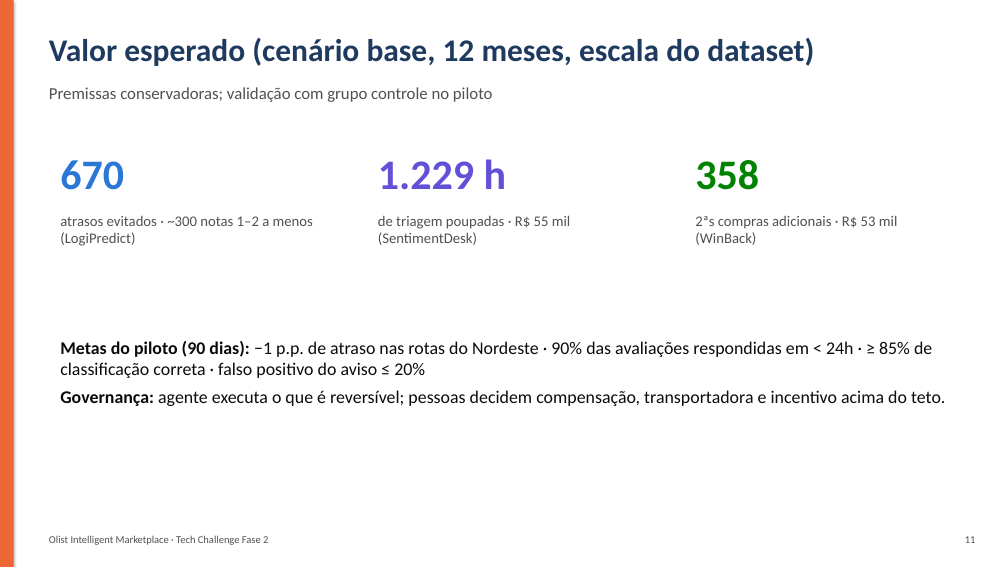
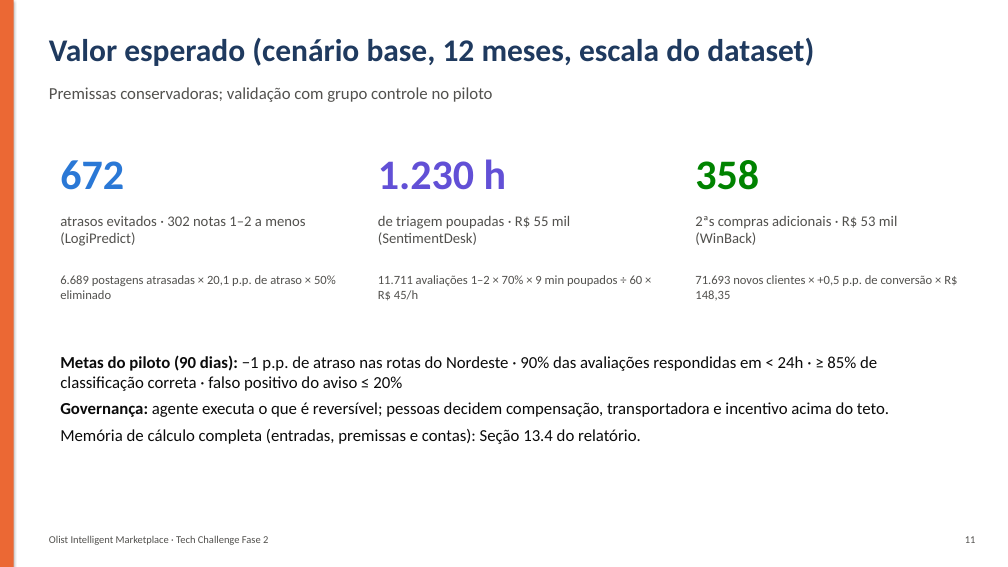
Before and after one commit to jorgelpiva/tech-challenge-fiap-agentes-ia, a slide deck: slide 11 of fase2/video/Apresentacao_Fase2_Olist.pptx. Drawn at 1008x567 pixels with LibreOffice and Linux fonts; fonts in the diff are those of the drawing. Boxes give left, top, right and bottom in pixels: in the first picture for what was removed or moved away, otherwise in the second. Text is boxed around its words. In the diff, an @@ line names an element or a change of style, - is before the commit and + after.

```diff
--- a/fase2/video/Apresentacao_Fase2_Olist.pptx
+++ b/fase2/video/Apresentacao_Fase2_Olist.pptx
@@ text at [60, 160, 124, 190]: text changed @@
-670
+672
@@ text at [378, 159, 507, 190]: text changed @@
-1.229 h
+1.230 h
@@ text at [60, 216, 305, 246]: text changed @@
-atrasos evitados · ~300 notas 1–2 a menos (LogiPredict)
+atrasos evitados · 302 notas 1–2 a menos (LogiPredict)
@@ text added at [60, 275, 336, 299], 12 pt, text #52514E @@
+6.689 postagens atrasadas × 20,1 p.p. de atraso × 50% eliminado
@@ text added at [378, 275, 643, 301], 12 pt, text #52514E @@
+11.711 avaliações 1–2 × 70% × 9 min poupados ÷ 60 × R$ 45/h
@@ text added at [695, 275, 957, 301], 12 pt, text #52514E @@
+71.693 novos clientes × +0,5 p.p. de conversão × R$ 148,35
@@ text "Metas do piloto (90 dias): ...": place and size @@
-text "Metas do piloto (90 dias): ..." at [60, 341, 945, 406]
+text "Metas do piloto (90 dias): ..." at [60, 355, 889, 444]
@@ text at [60, 355, 889, 417]: size 17 to 16 pt in "Metas do piloto (90 dias): −1 p.p. ...", "Governança: agente executa o que é reversível; ..." @@
@@ text at [60, 429, 641, 444]: paragraph added @@
+Memória de cálculo completa (entradas, premissas e contas): Seção 13.4 do relatório.
```
Also in this commit, not shown: 12 other files.
